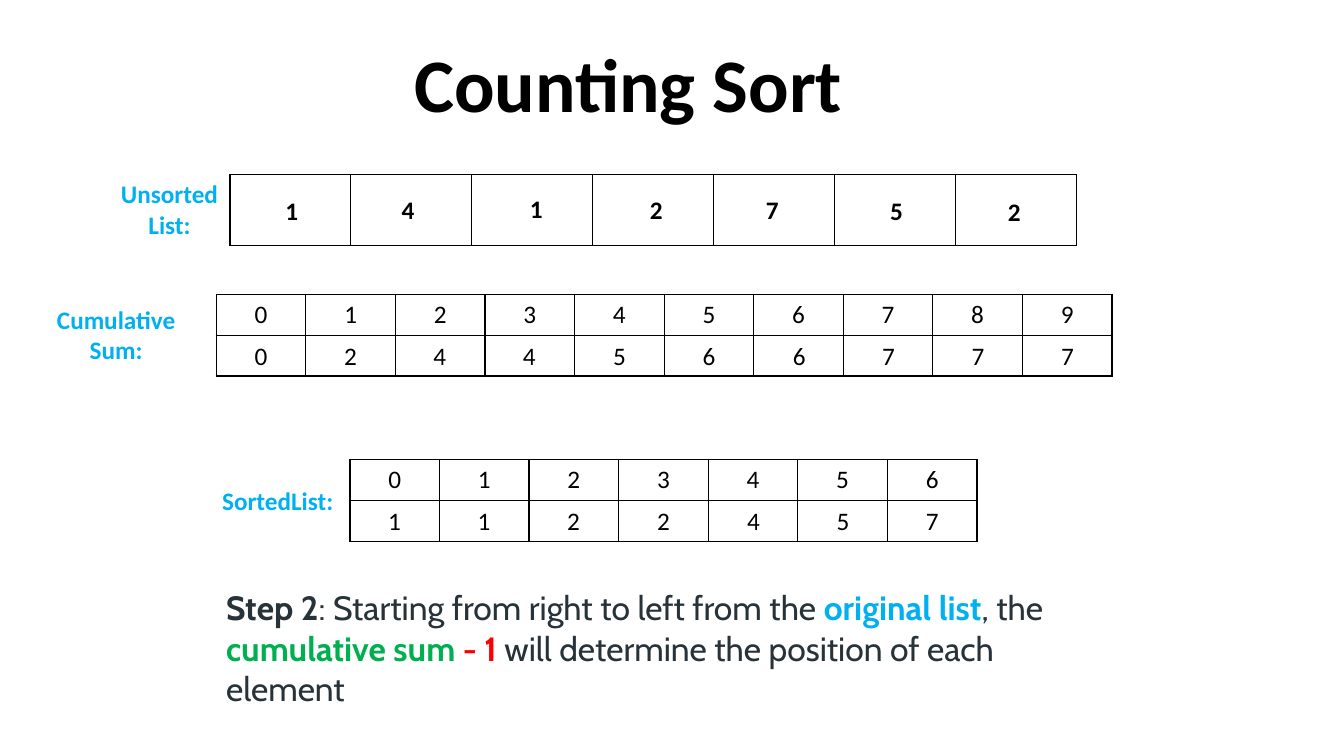
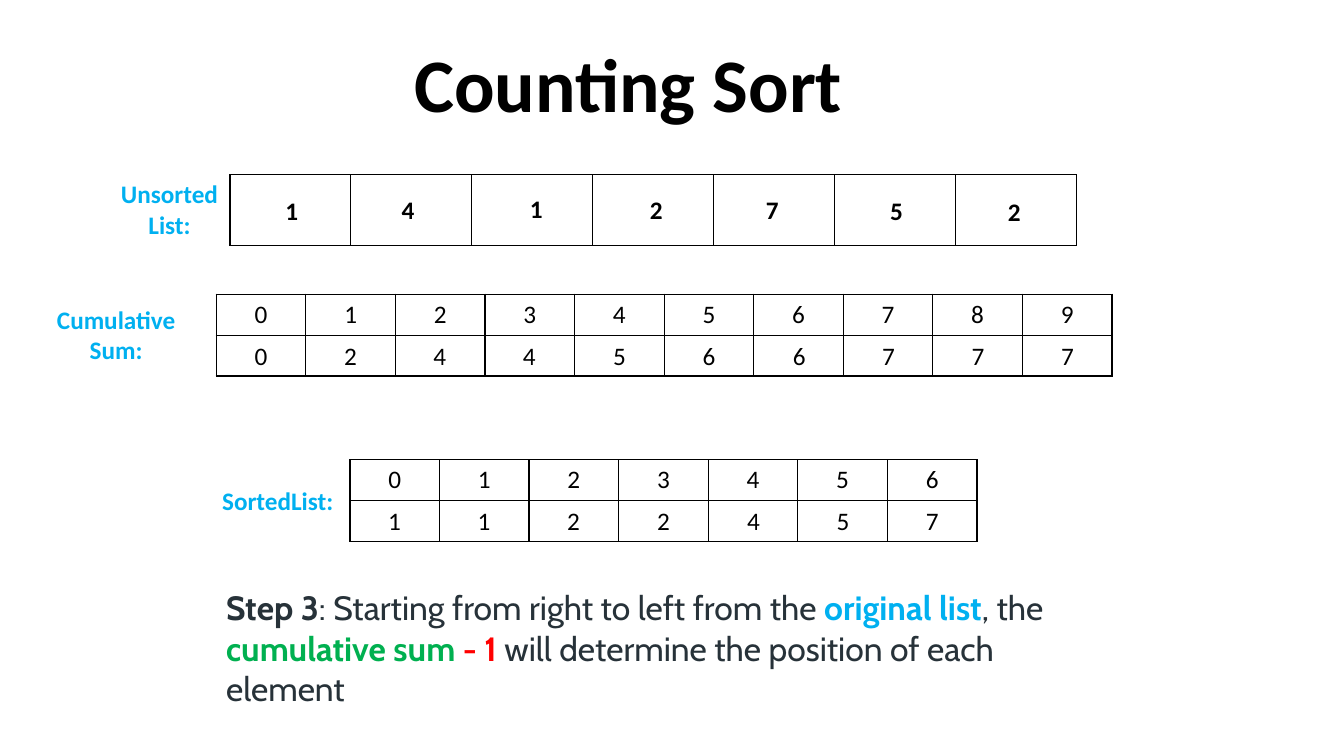
Before and after one commit to robitussin/CCDATRCL, a slide deck: slide 5 of 5 - Sorting Algorithms/Counting Sort.pptx. Drawn at 1344x756 pixels with LibreOffice and Linux fonts; fonts in the diff are those of the drawing; background and template pictures are left out. Boxes give left, top, right and bottom in pixels: in the first picture for what was removed or moved away, otherwise in the second. Text is boxed around its words. In the diff, an @@ line names an element or a change of style, - is before the commit and + after.

```diff
--- a/5 - Sorting Algorithms/Counting Sort.pptx
+++ b/5 - Sorting Algorithms/Counting Sort.pptx
@@ text at <box>226,594,1044,669</box>: text changed @@
-Step 2: Starting from right to left from the original list, the cumulative sum - 1 will determine the position of each element
+Step 3: Starting from right to left from the original list, the cumulative sum - 1 will determine the position of each element
```
Also in this commit, not shown: 20 other files.
